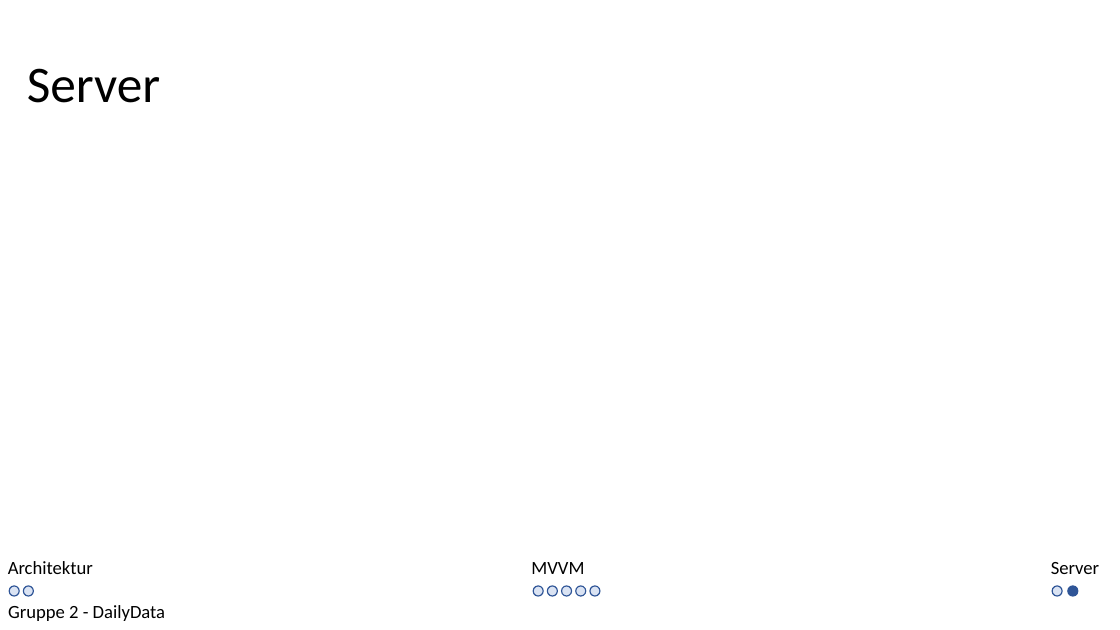
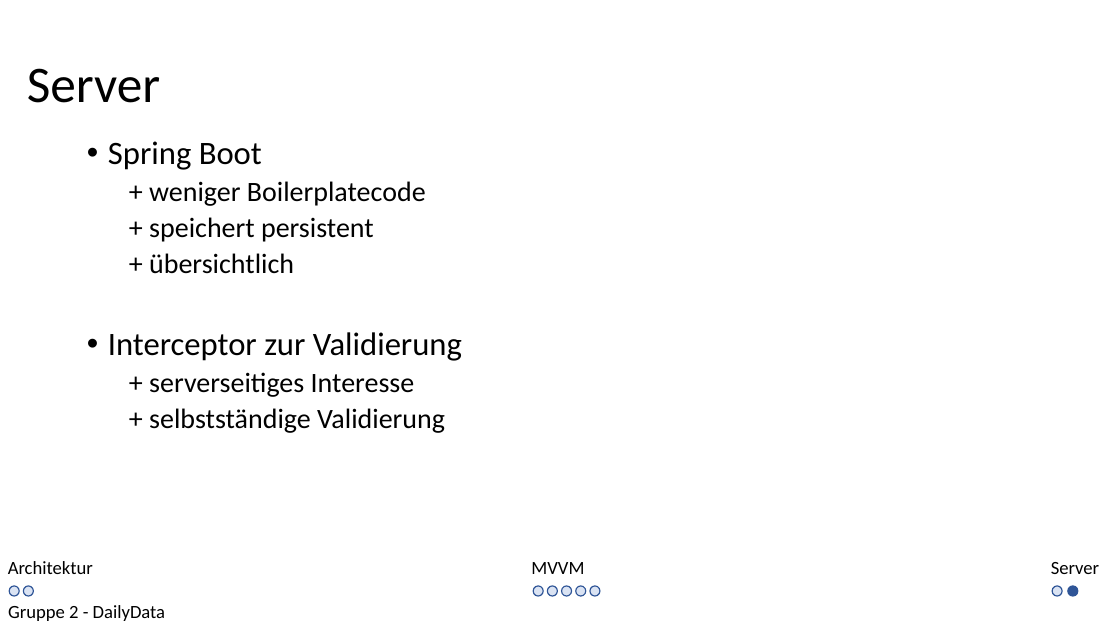
Before and after one commit to kittyahy/PSEAppGruppe2, a slide deck: slide 10 of Praesentationen/02-Entwurfsphase/Entwurf Präsentation.pptx. Drawn at 1120x630 pixels with LibreOffice and Linux fonts; fonts in the diff are those of the drawing. Boxes give left, top, right and bottom in pixels: in the first picture for what was removed or moved away, otherwise in the second. Text is boxed around its words. In the diff, an @@ line names an element or a change of style, - is before the commit and + after.

Commit message:
erste fertige Version für Server teil der präsentation

```diff
--- a/Praesentationen/02-Entwurfsphase/Entwurf Präsentation.pptx
+++ b/Praesentationen/02-Entwurfsphase/Entwurf Präsentation.pptx
@@ text added at [108, 141, 462, 433], 24 pt, text #000000 @@
+• Spring Boot
+  + weniger Boilerplatecode
+  + speichert persistent
+  + übersichtlich
+• Interceptor zur Validierung
+  + serverseitiges Interesse
+  + selbstständige Validierung
```
Also in this commit, not shown: 1 other slide changed.
